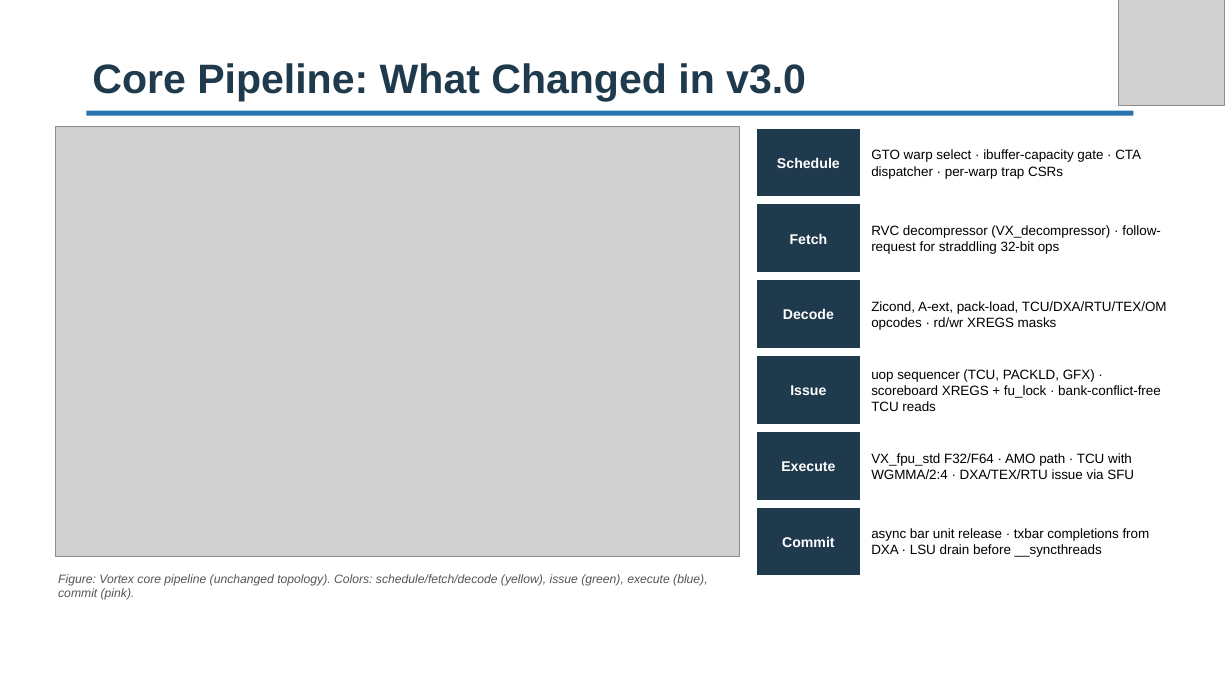
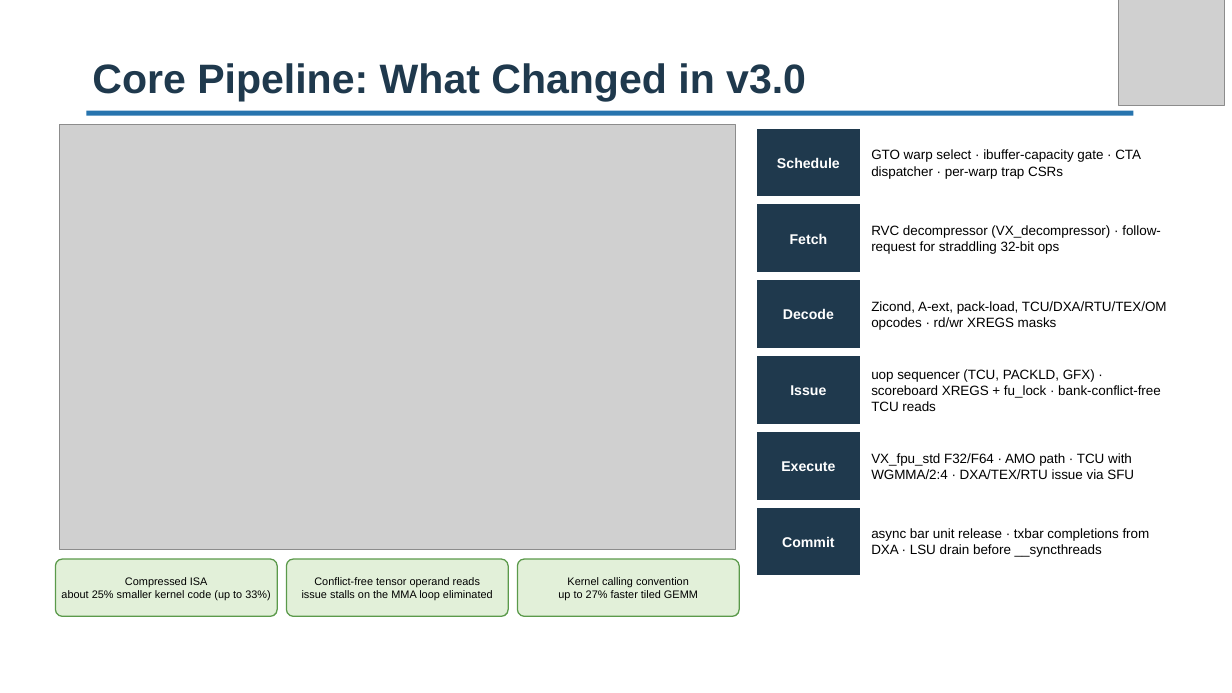
Before and after one commit to vortexgpgpu/vortex_tutorials, a slide deck: slide 6 of Slides_MICRO59/2.vortex_v3_architecture.pptx. Drawn at 1232x693 pixels with LibreOffice and Linux fonts; fonts in the diff are those of the drawing; grey boxes stand for pictures; background and template pictures are left out. Boxes give left, top, right and bottom in pixels: in the first picture for what was removed or moved away, otherwise in the second. Text is boxed around its words. In the diff, an @@ line names an element or a change of style, - is before the commit and + after.

```diff
--- a/Slides_MICRO59/2.vortex_v3_architecture.pptx
+++ b/Slides_MICRO59/2.vortex_v3_architecture.pptx
@@ picture: place and size @@
-picture at [55,127,739,557]
+picture at [59,125,735,550]
@@ rounded rectangle added at [55,559,277,616], fill #E2F0D9, outline #5B9A4B 1 pt, 8.5 pt, text #000000 @@
+Compressed ISA
+about 25% smaller kernel code (up to 33%)
@@ rounded rectangle added at [287,559,508,616], fill #E2F0D9, outline #5B9A4B 1 pt, 8.5 pt, text #000000 @@
+Conflict-free tensor operand reads
+issue stalls on the MMA loop eliminated
@@ rounded rectangle added at [518,559,739,616], fill #E2F0D9, outline #5B9A4B 1 pt, 8.5 pt, text #000000 @@
+Kernel calling convention
+up to 27% faster tiled GEMM
@@ text removed at [58,574,707,600] @@
-Figure: Vortex core pipeline (unchanged topology). Colors: schedule/fetch/decode (yellow), issue (green), execute (blue), commit (pink).
```
Also in this commit, not shown: 15 other slides changed, 3 slides added, 4 slides removed, 4 other files.
